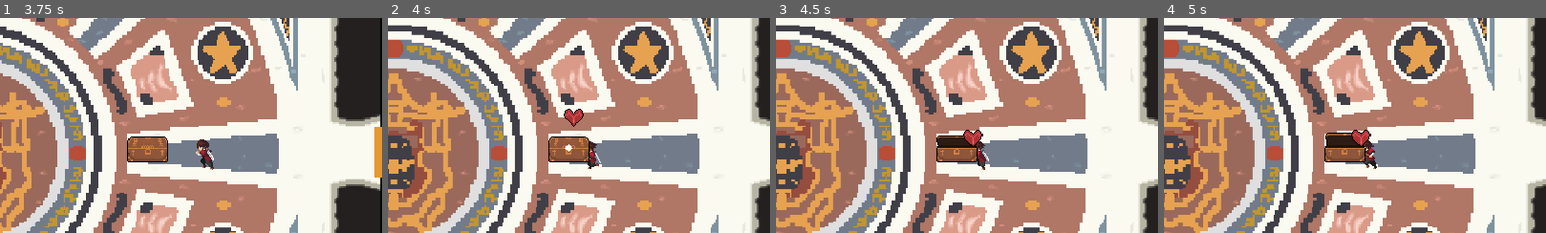
Above: before the commit, frames 1-4 (left to right).
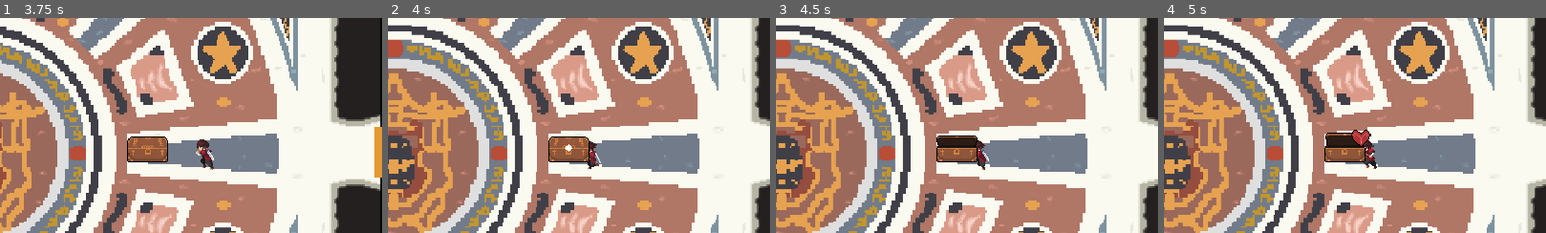
Above: after the commit, the same moments.

Repository: NoahGagnier/game
Game: Godot game, scene res://game.tscn
Same seed, same stepped clock (60 frames per second), same inputs: the game is played once before the commit and once after it.
Inputs (mouse positions are % of the whole screen's width and height, from its top left):
- Up to frame 1 (3.75 s): tap Enter at 0.5 s; move the mouse to (72, 45) at 0.52 s; hold D (move_right) 0.53-1.28 s; hold E (interact) 0.53-1.28 s; click (72, 45) at 0.67 s; move the mouse to (30, 55) at 1.27 s; hold S (move_down) 1.28-2.03 s; click (30, 55) at 1.35 s; tap E (interact) at 1.55, 2.85 s; move the mouse to (60, 28) at 2.02 s; hold D (move_right) 2.03-2.78 s; hold E (interact) 2.03-2.78 s; move the mouse to (45, 70) at 2.77 s; hold W (move_up) 2.78-3.53 s; click (45, 70) at 2.92 s; move the mouse to (80, 65) at 3.52 s; press the mouse at (80, 65) at 3.53 s; hold A (move_left) from 3.53 s (still down)
- Up to frame 2 (4 s): keep holding A (move_left); tap E (interact) at 3.8 s
- Up to frame 3 (4.5 s): keep holding A (move_left); move the mouse to (20, 35) at 4.27 s; release the mouse at (20, 35) at 4.28 s; tap E (interact) at 4.35 s
- Up to frame 4 (5 s): keep holding A (move_left)
The pictures show only the part of the screen within x 23-73%, y 19-69%; the shares and areas given below are measured in that part.

Frame 1 is identical in both runs. In frame 2, 0.3% of the frame differs, in the area x 46-52%, y 42-51%; in frame 3, 0.3%; in frame 4, nothing differs.

Commit message:
added bloody cruet

Diff:
--- /dev/null
+++ b/bloody_cruet.gd
@@ -0,0 +1,7 @@
+class_name BloodyCruet
+extends Pickup
+
+@export var max_health_increase: float = 50.0
+
+func apply(player: Player) -> void:
+	player.increase_max_health(max_health_increase)
--- /dev/null
+++ b/bloody_cruet.tscn
@@ -0,0 +1,21 @@
+[gd_scene format=3 uid="uid://daeqknv71v0qd"]
+
+[ext_resource type="Script" uid="uid://dc28btod4ndtm" path="res://bloody_cruet.gd" id="1_cruet"]
+[ext_resource type="Texture2D" uid="uid://d1kcnt20lo0bv" path="res://loot/item-assets/bloodycruet.png" id="2_hro7n"]
+
+[sub_resource type="CircleShape2D" id="CircleShape2D_cruet"]
+radius = 19.0
+
+[node name="BloodyCruet" type="Area2D" unique_id=1303850966]
+collision_layer = 0
+script = ExtResource("1_cruet")
+
+[node name="AnimatedSprite2D" type="AnimatedSprite2D" parent="." unique_id=1786019865]
+scale = Vector2(1.3125, 1.3125)
+
+[node name="CollisionShape2D" type="CollisionShape2D" parent="." unique_id=1562992834]
+shape = SubResource("CircleShape2D_cruet")
+
+[node name="Bloodycruet" type="Sprite2D" parent="." unique_id=679707889]
+position = Vector2(0, -1)
+texture = ExtResource("2_hro7n")
--- a/chest.gd
+++ b/chest.gd
@@ -3,9 +3,13 @@
 
 signal opened(chest: Chest)
 
-@export var loot_pool: Array[LootEntry] = []
-@export var drops_on_open: int = 1
+# A LootTable resource defines what this chest can drop. Multiple chests can
+# share the same table so drop rates stay in sync. To create a new pool, copy
+# loot/tables/standard_chest.tres and edit it. To add a new item, see the
+# instructions at the top of loot_table.gd.
+@export var loot_table: LootTable
 @export var drop_spread: float = 28.0
+@export var drop_delay: float = 0.7
 
 var is_open: bool = false
 var _player_in_range: bool = false
@@ -30,20 +34,25 @@
 	_player_in_range = false
 	_prompt.visible = false
 	_play_animation("open")
+	if drop_delay > 0.0:
+		await get_tree().create_timer(drop_delay).timeout
 	_drop_loot()
 	opened.emit(self)
 
-# Rolls the weighted loot_pool `drops_on_open` times (with replacement) and
-# spawns each chosen item as a sibling of the chest, popped out in a small
-# ring so drops don't stack on top of each other.
+# Asks the loot table for its rolled drops and pops each one out of the chest
+# in a small ring so multiple drops don't stack on top of each other.
 func _drop_loot() -> void:
 	var parent := get_parent()
-	if parent == null or drops_on_open <= 0:
+	if parent == null or loot_table == null:
+		return
+
+	var drops := loot_table.roll()
+	if drops.is_empty():
 		return
 
 	var base_angle := randf() * TAU
-	for i in range(drops_on_open):
-		var entry := _pick_weighted_entry()
+	for i in range(drops.size()):
+		var entry := drops[i]
 		if entry == null or entry.scene == null:
 			continue
 		var item := entry.scene.instantiate() as Node2D
@@ -51,29 +60,12 @@
 			continue
 		parent.add_child(item)
 		item.global_position = global_position
-		var angle := base_angle + TAU * float(i) / float(drops_on_open)
+		var angle := base_angle + TAU * float(i) / float(drops.size())
 		var target := global_position + Vector2.RIGHT.rotated(angle) * drop_spread
 		if item.has_method("pop_to"):
 			item.pop_to(target)
 		else:
 			item.global_position = target
-
-func _pick_weighted_entry() -> LootEntry:
-	var total := 0.0
-	for e in loot_pool:
-		if e != null and e.weight > 0.0:
-			total += e.weight
-	if total <= 0.0:
-		return null
-	var roll := randf() * total
-	var acc := 0.0
-	for e in loot_pool:
-		if e == null or e.weight <= 0.0:
-			continue
-		acc += e.weight
-		if roll <= acc:
-			return e
-	return null
 
 func _play_animation(anim: String) -> void:
 	if _sprite.sprite_frames == null:
--- a/chest.tscn
+++ b/chest.tscn
@@ -1,13 +1,8 @@
 [gd_scene format=3 uid="uid://dxw1nmwp0wx4e"]
 
 [ext_resource type="Script" uid="uid://bx3wnjkqkmru3" path="res://chest.gd" id="1_chest"]
-[ext_resource type="Script" uid="uid://ut8eu0kct1sw" path="res://loot_entry.gd" id="3_loot_entry"]
-[ext_resource type="PackedScene" uid="uid://dfjgd8ob4ae8c" path="res://heart_pickup.tscn" id="4_heart"]
+[ext_resource type="Resource" path="res://loot/tables/standard_chest.tres" id="3_loot_table"]
 [ext_resource type="Texture2D" uid="uid://cq0av3wk78pc4" path="res://assets/chest/chest.png" id="4_trlyu"]
-
-[sub_resource type="Resource" id="LootEntry_heart"]
-script = ExtResource("3_loot_entry")
-scene = ExtResource("4_heart")
 
 [sub_resource type="AtlasTexture" id="AtlasTexture_x7mpe"]
 atlas = ExtResource("4_trlyu")
@@ -93,7 +88,7 @@
 
 [node name="Chest" type="StaticBody2D" unique_id=2058236937]
 script = ExtResource("1_chest")
-loot_pool = Array[ExtResource("3_loot_entry")]([SubResource("LootEntry_heart")])
+loot_table = ExtResource("3_loot_table")
 
 [node name="AnimatedSprite2D" type="AnimatedSprite2D" parent="." unique_id=1930799736]
 position = Vector2(0, -7)
--- /dev/null
+++ b/loot/entries/bloody_cruet.tres
@@ -0,0 +1,9 @@
+[gd_resource type="Resource" script_class="LootEntry" load_steps=3 format=3]
+
+[ext_resource type="Script" uid="uid://ut8eu0kct1sw" path="res://loot_entry.gd" id="1_script"]
+[ext_resource type="PackedScene" uid="uid://bcruet1pickup00" path="res://bloody_cruet.tscn" id="2_scene"]
+
+[resource]
+script = ExtResource("1_script")
+scene = ExtResource("2_scene")
+weight = 1.0
--- /dev/null
+++ b/loot/entries/heart.tres
@@ -0,0 +1,9 @@
+[gd_resource type="Resource" script_class="LootEntry" load_steps=3 format=3]
+
+[ext_resource type="Script" uid="uid://ut8eu0kct1sw" path="res://loot_entry.gd" id="1_script"]
+[ext_resource type="PackedScene" uid="uid://dfjgd8ob4ae8c" path="res://heart_pickup.tscn" id="2_scene"]
+
+[resource]
+script = ExtResource("1_script")
+scene = ExtResource("2_scene")
+weight = 1.0
--- /dev/null
+++ b/loot/tables/standard_chest.tres
@@ -0,0 +1,10 @@
+[gd_resource type="Resource" script_class="LootTable" format=3 uid="uid://cepvd5r753l0u"]
+
+[ext_resource type="Script" uid="uid://8usbhtdlytfd" path="res://loot_table.gd" id="1_table_script"]
+[ext_resource type="Script" uid="uid://ut8eu0kct1sw" path="res://loot_entry.gd" id="2_entry_script"]
+[ext_resource type="Resource" path="res://loot/entries/heart.tres" id="3_heart"]
+[ext_resource type="Resource" path="res://loot/entries/bloody_cruet.tres" id="4_cruet"]
+
+[resource]
+script = ExtResource("1_table_script")
+entries = Array[ExtResource("2_entry_script")]([ExtResource("3_heart"), ExtResource("4_cruet")])
--- /dev/null
+++ b/loot_table.gd
@@ -0,0 +1,49 @@
+class_name LootTable
+extends Resource
+
+# A reusable loot definition. Multiple chests (or other lootable objects) can
+# share the same LootTable resource. To change drop rates everywhere a table
+# is used, edit the .tres file once.
+#
+# How to add a new item:
+#   1. Make the item scene (e.g. coin.tscn) with a Node2D root.
+#   2. Create a new LootEntry .tres in loot/entries/ pointing at that scene.
+#   3. Open the LootTable .tres you want it to drop from (e.g.
+#      loot/tables/standard_chest.tres) and add the entry to `entries`.
+#   4. Tweak its `weight` (relative chance vs other entries in the table).
+
+@export var entries: Array[LootEntry] = []
+
+# How many items to pick (with replacement) per loot roll.
+@export var picks: int = 1
+
+
+func roll() -> Array[LootEntry]:
+	var result: Array[LootEntry] = []
+	if picks <= 0:
+		return result
+
+	var total := 0.0
+	for e in entries:
+		if e != null and e.weight > 0.0:
+			total += e.weight
+	if total <= 0.0:
+		return result
+
+	for i in range(picks):
+		var chosen := _pick_weighted(total)
+		if chosen != null:
+			result.append(chosen)
+	return result
+
+
+func _pick_weighted(total: float) -> LootEntry:
+	var roll_value := randf() * total
+	var acc := 0.0
+	for e in entries:
+		if e == null or e.weight <= 0.0:
+			continue
+		acc += e.weight
+		if roll_value <= acc:
+			return e
+	return null
--- a/player.gd
+++ b/player.gd
@@ -90,6 +90,14 @@
 func heal(amount: float) -> void:
 	if _state == State.DEAD or amount <= 0.0:
 		return
+	_set_health(health + amount)
+
+# Permanently raises max_health by `amount` and tops the player off by the same
+# amount, so the freshly added chunk of the bar starts full.
+func increase_max_health(amount: float) -> void:
+	if _state == State.DEAD or amount <= 0.0:
+		return
+	max_health += amount
 	_set_health(health + amount)
 
 # --- Internals ---------------------------------------------------------------
Not shown, added: bloody_cruet.gd.uid
Binary file added: loot/item-assets/bloodycruet.png
Not shown, added: loot/item-assets/bloodycruet.png.import
Not shown, added: loot_table.gd.uid
